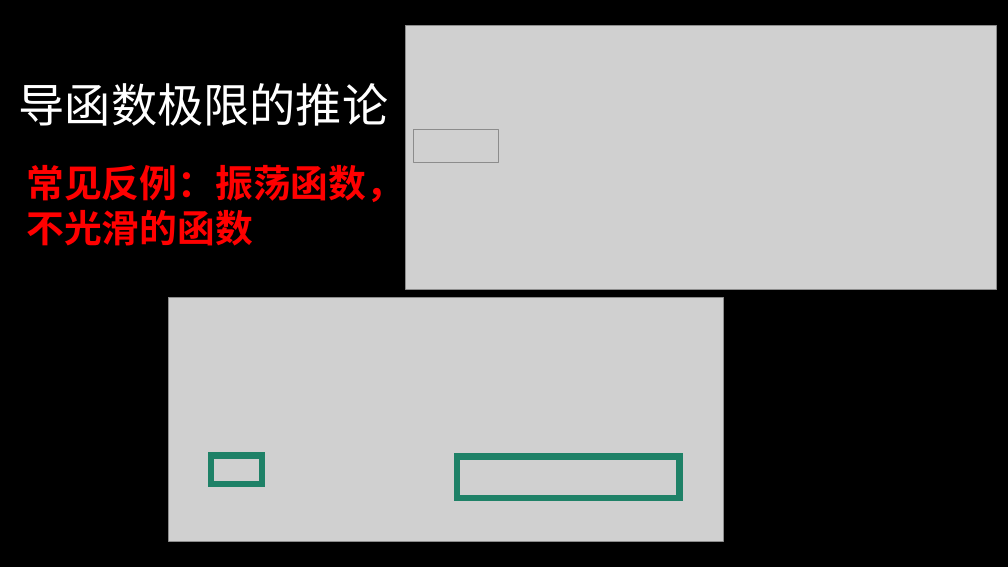
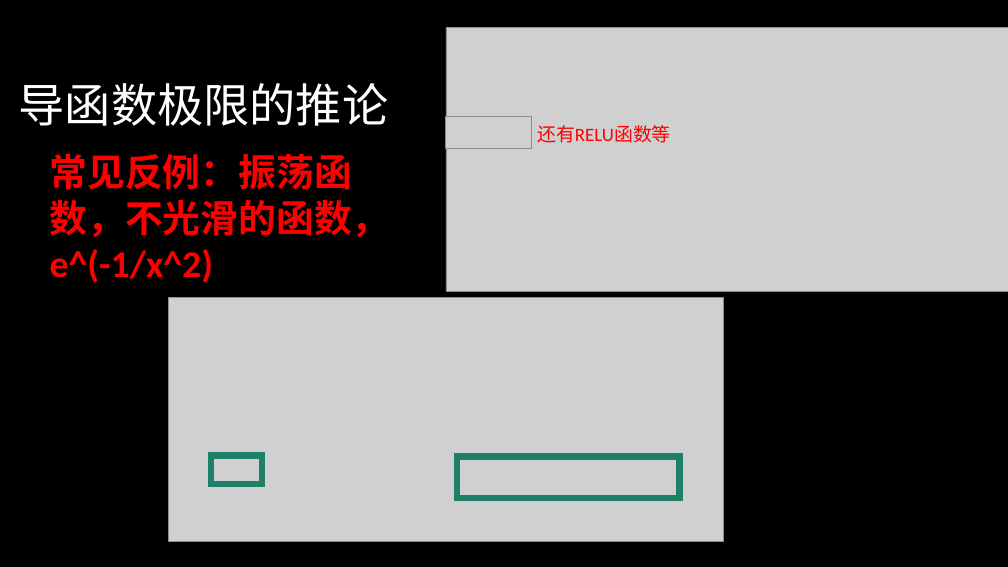
Before and after one commit to SavageTuna/Calculus, a slide deck: slide 73 of 高数1.pptx (slide 70 before the commit). Drawn at 1008x567 pixels with LibreOffice and Linux fonts; fonts in the diff are those of the drawing; grey boxes stand for pictures. Boxes give left, top, right and bottom in pixels: in the first picture for what was removed or moved away, otherwise in the second. Text is boxed around its words. In the diff, an @@ line names an element or a change of style, - is before the commit and + after.

```diff
--- a/高数1.pptx
+++ b/高数1.pptx
@@ picture: place and size @@
-picture at (406,26,997,289)
+picture at (446,28,1008,291)
@@ picture: place and size @@
-picture at (414,130,499,163)
+picture at (446,116,532,149)
@@ text added at (537,125,671,143), 18 pt, text #FF0000 @@
+还有RELU函数等
@@ text at (50,154,390,283): text changed @@
-常见反例：振荡函数，不光滑的函数
+常见反例：振荡函数，不光滑的函数，e^(-1/x^2)
```
Also in this commit, not shown: 4 other slides changed, 13 slides added, 3 other files.
